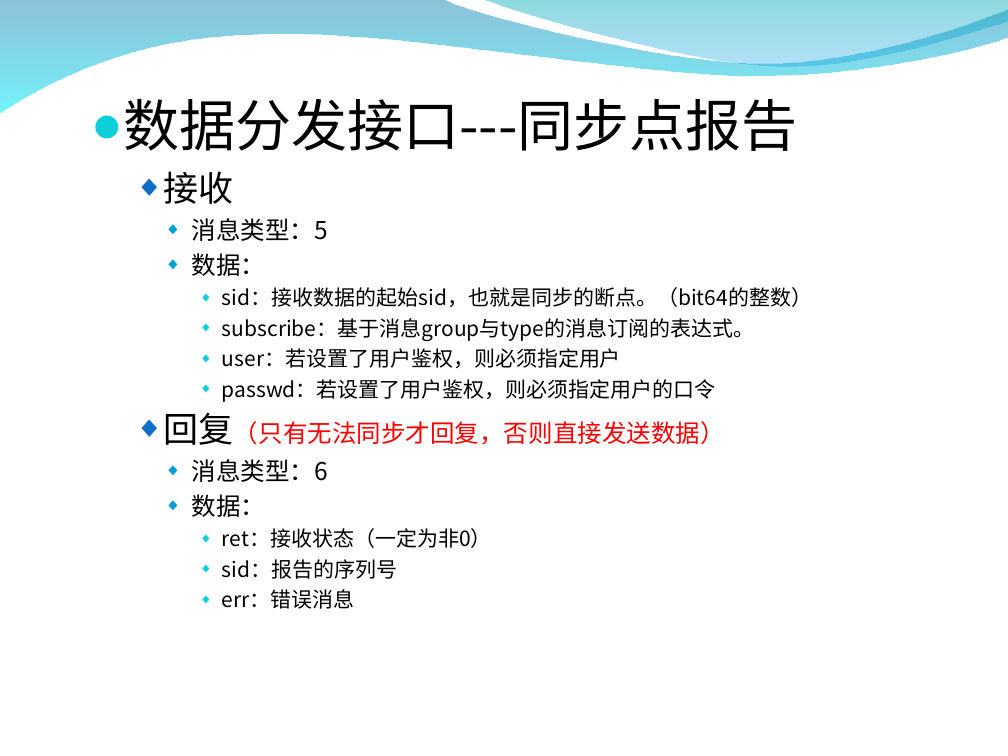
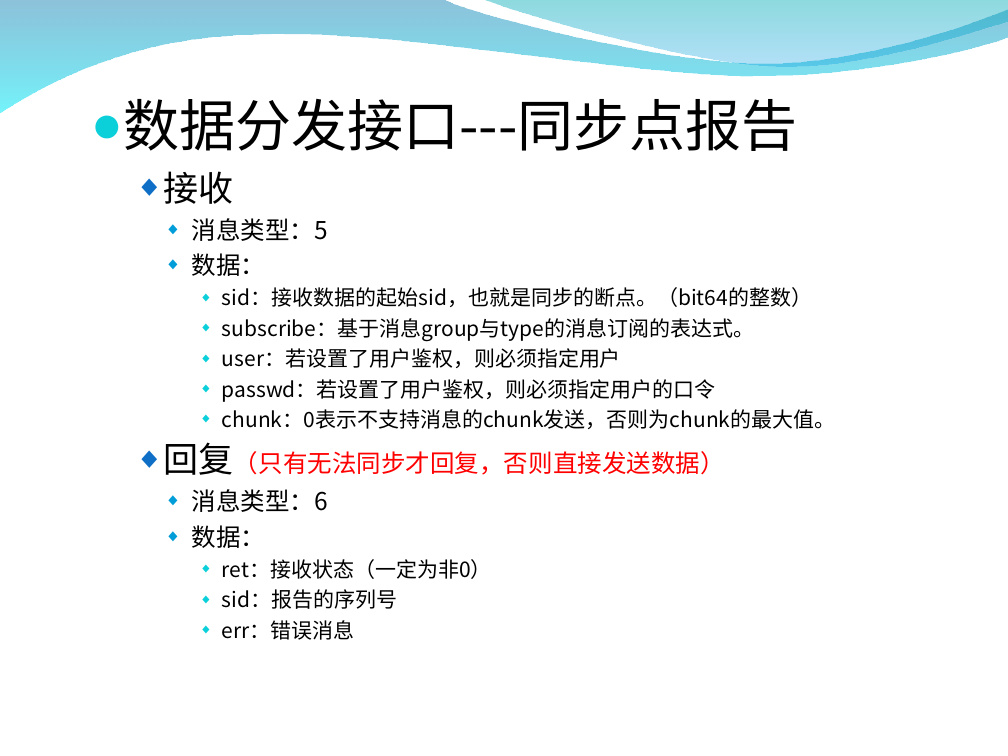
Before and after one commit to zxf1864/cwinux-mq, a slide deck: slide 13 of mq/doc/introduce.ppt. Drawn at 1008x756 pixels with LibreOffice and Linux fonts; fonts in the diff are those of the drawing; background and template pictures are left out. Boxes give left, top, right and bottom in pixels: in the first picture for what was removed or moved away, otherwise in the second. Text is boxed around its words. In the diff, an @@ line names an element or a change of style, - is before the commit and + after.

```diff
--- a/mq/doc/introduce.ppt
+++ b/mq/doc/introduce.ppt
@@ text at <box>222,409,835,429</box>: paragraph added @@
+      ◆ chunk：0表示不支持消息的chunk发送，否则为chunk的最大值。
```
Also in this commit, not shown: 8 other slides changed, 1 slide added, 1 slide removed, 3 other files.
